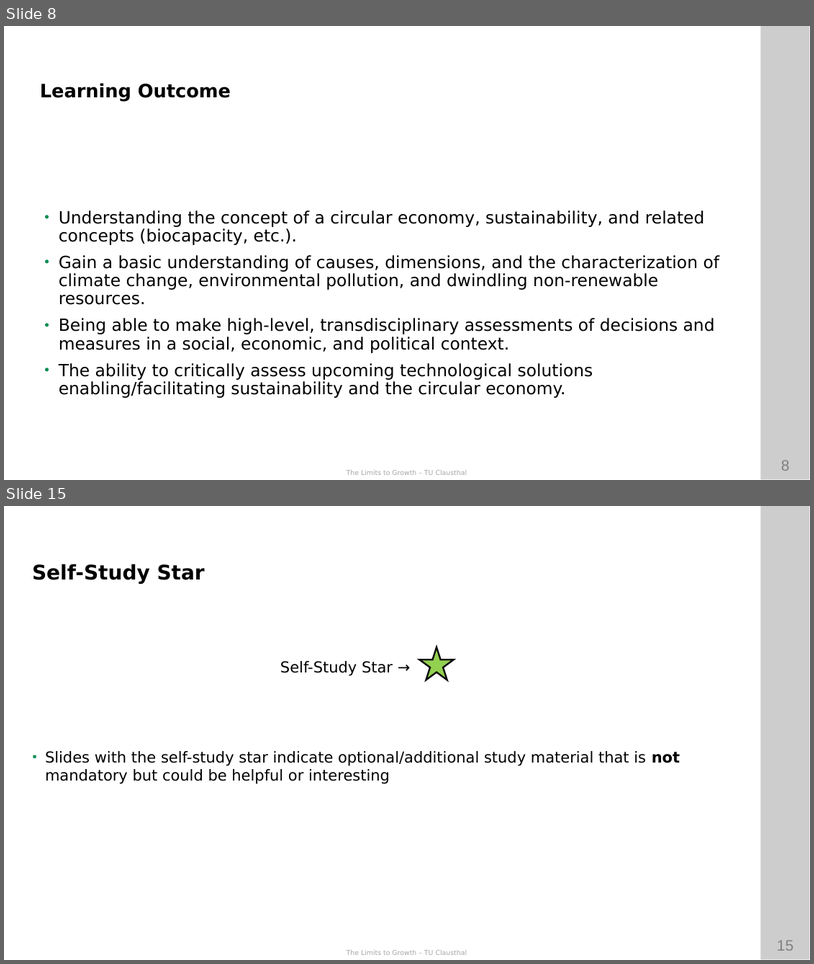
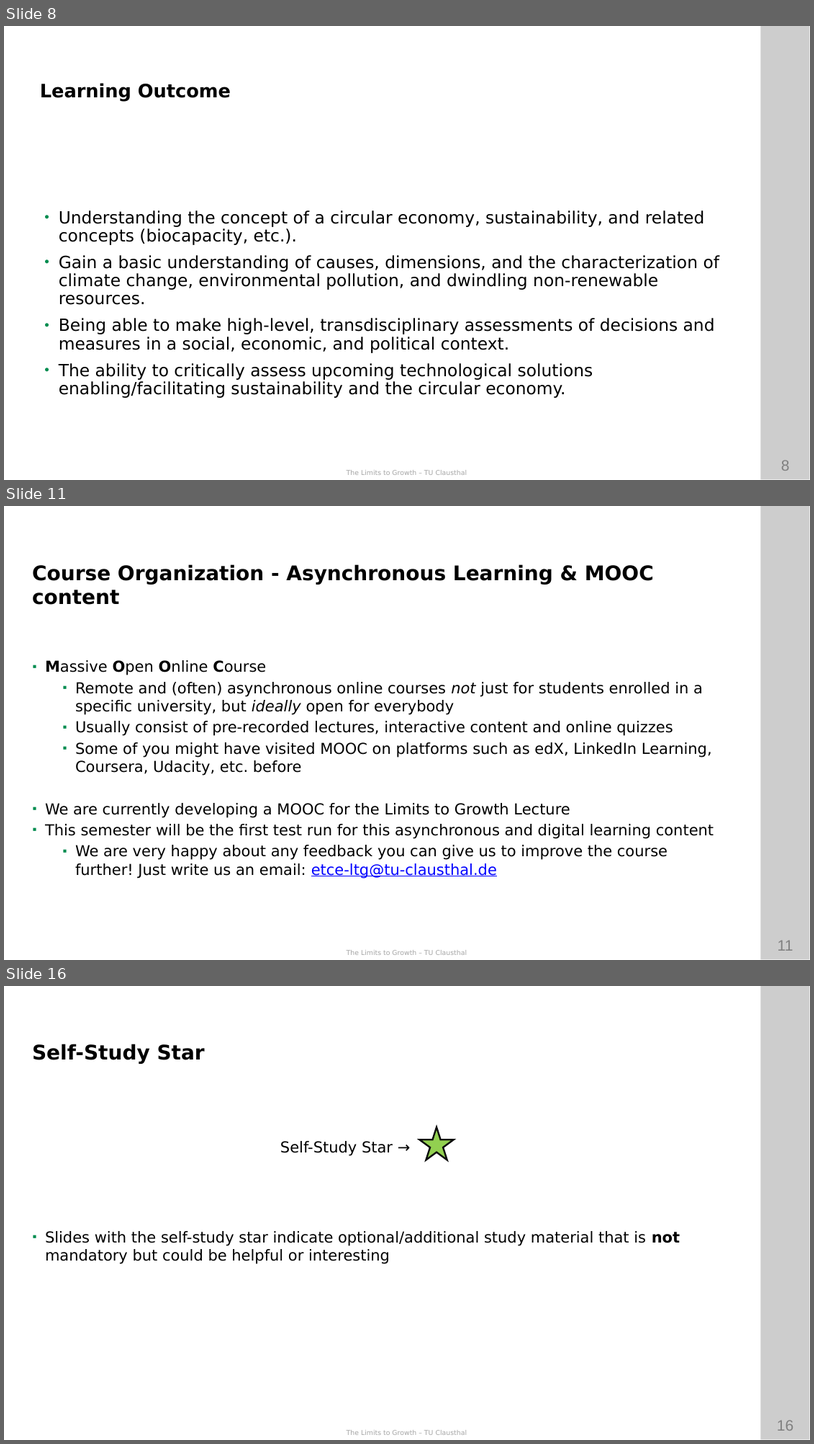
Before and after one commit to ETCE-LAB/teaching-material, a slide deck: The-Limits-to-Growth/LTG-L00-Organization.pptx. Shown one above the other, each under a label of ours: slides 8 and 15 before the commit, slides 8, 11 and 16 after it; the slides between them are not shown. The pictures are 814x964 and 814x1444 pixels, drawn with LibreOffice and Linux fonts; fonts in the diff are those of the drawing; background and template pictures are left out. Boxes give left, top, right and bottom in pixels: in the first picture for what was removed or moved away, otherwise in the second. Text is boxed around its words. In the diff, an @@ line names an element or a change of style, - is before the commit and + after.

Commit message:
LTG L00 & L01 content update (SS23)

```diff
--- a/The-Limits-to-Growth/LTG-L00-Organization.pptx
+++ b/The-Limits-to-Growth/LTG-L00-Organization.pptx
@@ slide 11 added at (4,506,810,960), background #FFFFFF; not listed: 4 template elements that a slide beside it also shows @@
@@ text added at (32,564,654,605), 24 pt, text #000000, bold @@
+Course Organization - Asynchronous Learning & MOOC content
@@ text added at (45,660,714,878), 18 pt, text #000000 @@
+▪ Massive Open Online Course
+  ▪ Remote and (often) asynchronous online courses not just for students enrolled in a specific university, but ideally open for everybody
+  ▪ Usually consist of pre-recorded lectures, interactive content and online quizzes
+  ▪ Some of you might have visited MOOC on platforms such as edX, LinkedIn Learning, Coursera, Udacity, etc. before
+▪ We are currently developing a MOOC for the Limits to Growth Lecture
+▪ This semester will be the first test run for this asynchronous and digital learning content
+  ▪ We are very happy about any feedback you can give us to improve the course further! Just write us an email: etce-ltg@tu-clausthal.de
@@ what was slide 15 is now slide 16 @@
@@ page number at (777,1419,794,1430): text changed @@
-15
+16
```
Also in this commit, not shown: 6 slides changed, 1 other slide added, 1 slide removed, 2 other files.
